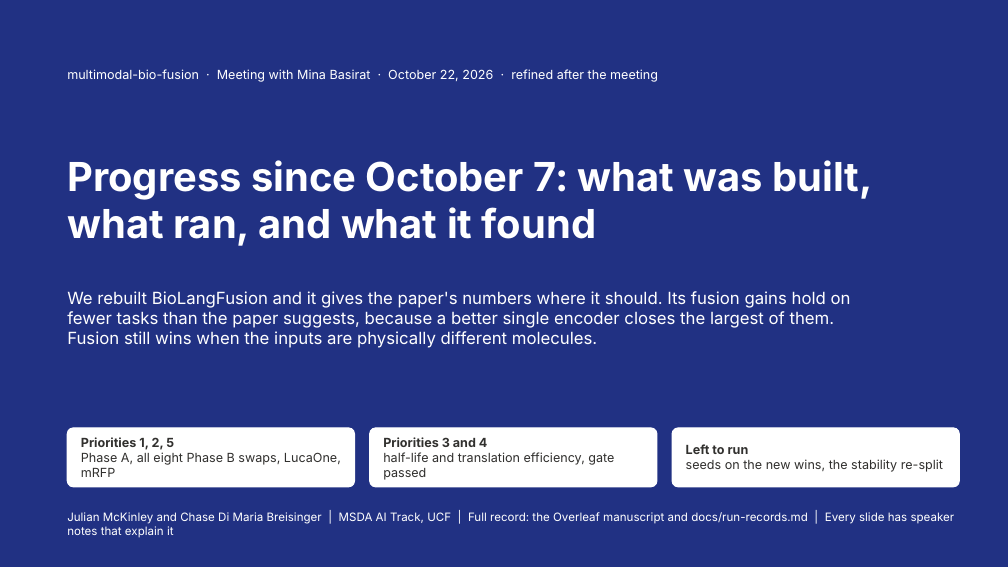
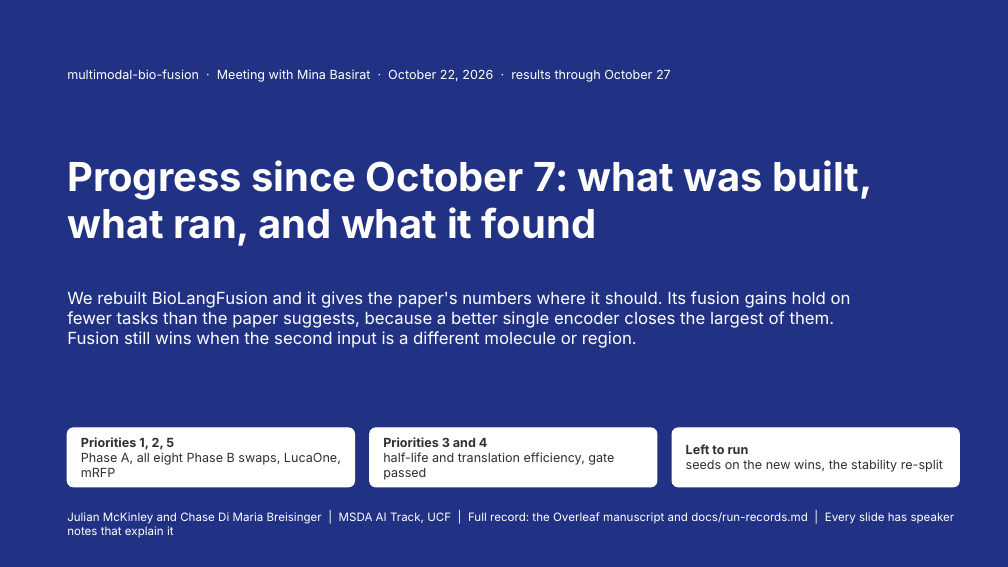
Before and after one commit to jtmckinley4/multimodal-bio-fusion, a slide deck: slide 1 of docs/notes/Slides/Mina_Progress_Slides_2026-10-22.pptx. Drawn at 1008x567 pixels with LibreOffice and Linux fonts; fonts in the diff are those of the drawing. Boxes give left, top, right and bottom in pixels: in the first picture for what was removed or moved away, otherwise in the second. Text is boxed around its words. In the diff, an @@ line names an element or a change of style, - is before the commit and + after.

```diff
--- a/docs/notes/Slides/Mina_Progress_Slides_2026-10-22.pptx
+++ b/docs/notes/Slides/Mina_Progress_Slides_2026-10-22.pptx
@@ text at (x1=67, y1=69, x2=671, y2=82): text changed @@
-multimodal-bio-fusion · Meeting with Mina Basirat · October 22, 2026 · refined after the meeting
+multimodal-bio-fusion · Meeting with Mina Basirat · October 22, 2026 · results through October 27
@@ text at (x1=67, y1=291, x2=851, y2=348): text changed @@
-We rebuilt BioLangFusion and it gives the paper's numbers where it should. Its fusion gains hold on fewer tasks than the paper suggests, because a better single encoder closes the largest of them. Fusion still wins when the inputs are physically different molecules.
+We rebuilt BioLangFusion and it gives the paper's numbers where it should. Its fusion gains hold on fewer tasks than the paper suggests, because a better single encoder closes the largest of them. Fusion still wins when the second input is a different molecule or region.
```
Also in this commit, not shown: 10 other slides changed, 15 other files.
